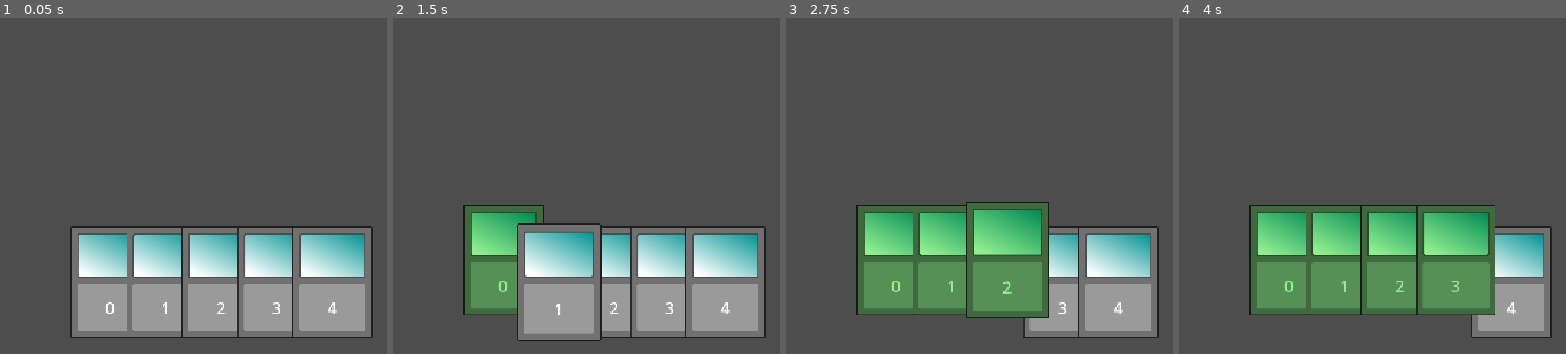
Above: before the commit, frames 1-4 (left to right).
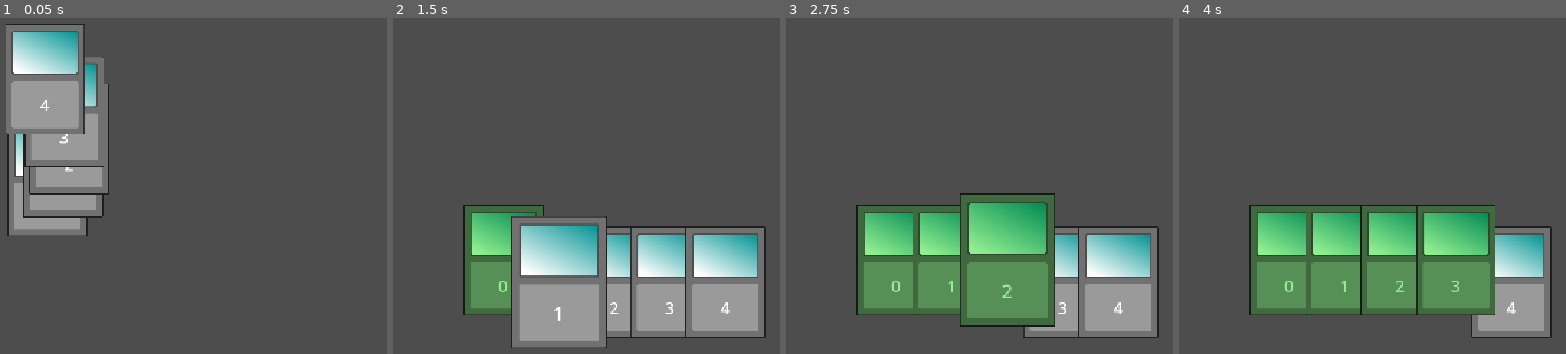
Above: after the commit, the same moments.

Repository: dompetriella/card_engine
Game: Godot game, scene res://scenes/root.tscn
The game is run twice, just before and just after one commit, with the same random seed, the same clock (stepped at 60 frames per second) and the same inputs.
Inputs (mouse positions are in pixels of both pictures, inside the frame that each line leads up to):
- Up to frame 1 (0.05 s): no input
- Up to frame 2 (1.5 s): tap Enter at 0.5 s; drag from (501, 283) to (725, 283) at 0.52 s; drag from (559, 283) to (574, 236) at 1.27 s
- Up to frame 3 (2.75 s): move the mouse to (1006, 283) at 2.02 s; click (1006, 283) at 2.17 s
- Up to frame 4 (4 s): tap Space at 2.75 s; drag from (1453, 283) to (outside the picture) at 2.77 s; drag from (1511, 283) to (1438, 145) at 3.52 s

The runs differ from the first frame. In frame 1, 40% of the frame differs, in the area x 1-97%, y 1-96%; in frame 2, 4.1%; in frame 3, 4.5%; in frame 4, nothing differs.

Commit message:
added tweens to card calculations

Diff:
--- a/project.godot
+++ b/project.godot
@@ -28,8 +28,6 @@
 
 [display]
 
-window/size/mode=2
-window/size/resizable=false
 window/stretch/mode="canvas_items"
 
 [global_group]
--- a/scripts/card_manager.gd
+++ b/scripts/card_manager.gd
@@ -1,5 +1,7 @@
 extends Node2D
 class_name CardManager
+
+@export var first_hand_draw_amount: int = 5;
 
 const VIEWPORT_HEIGHT = 648;
 const VIEWPORT_WIDTH = 1152;
@@ -15,7 +17,9 @@
 # in seconds
 const TIME_BEFORE_CARD_IS_DRAGGED: float = 0.5;
 
-@export var first_hand_draw_amount: int = 5;
+const FOCUS_TWEEN_DURATION: float = 0.2;
+const SELECTION_TWEEN_DURATION: float = 0.2;
+const DRAG_TWEEN_DURATION: float = 0.2;
 
 var is_hovering_over_card: bool = false;
 var drag_timer: float = 0.0;
@@ -23,6 +27,7 @@
 var card_clicked_in_memory: CardNode;
 var selected_cards: Array[CardNode];
 var player_hand: Array[CardNode] = [];
+
 
 func _ready() -> void:
 	draw_starting_hand();
@@ -31,10 +36,11 @@
 	if (card_clicked_in_memory):
 		drag_timer += delta;
 		if (drag_timer > TIME_BEFORE_CARD_IS_DRAGGED):
-			card_clicked_in_memory.z_index = CARD_DRAGGING_Z_INDEX;
-			card_clicked_in_memory.modulate = Color.LIGHT_GOLDENROD;
+			set_card_drag_properties(card_clicked_in_memory);
 			var mouse_position: Vector2 = get_global_mouse_position();
 			card_clicked_in_memory.position = mouse_position;
+
+
 
 func _input(event: InputEvent) -> void:
 	if event is InputEventMouseButton and event.button_index == MOUSE_BUTTON_LEFT:
@@ -75,29 +81,7 @@
 
 
 
-func swap_card_positions(card_one: CardNode, card_two: CardNode) -> void:
-	var index_one: int = player_hand.find(card_one)
-	var index_two: int = player_hand.find(card_two)
-
-	# Ensure both cards exist in the array
-	if index_one == -1 or index_two == -1:
-		print("Error: One or both cards not found in player_hand")
-		return
-
-	# Perform the swap manually
-	var temp: CardNode = player_hand[index_one]
-	player_hand[index_one] = player_hand[index_two]
-	player_hand[index_two] = temp
-
-func calculate_card_order_z_index():
-	for i in range(player_hand.size()):
-		if (player_hand[i] not in selected_cards):
-			player_hand[i].z_index = 0;
-
-	for i in range(player_hand.size()):
-		if (player_hand[i] not in selected_cards):
-			player_hand[i].z_index = i+1;
-
+#raycasts
 func raycast_check_for_top_card() -> CardNode:
 	var space_state: PhysicsDirectSpaceState2D = get_world_2d().direct_space_state;
 	var parameters: PhysicsPointQueryParameters2D = PhysicsPointQueryParameters2D.new();
@@ -140,6 +124,23 @@
 
 	return cards_clicked_on;
 
+
+# hand manipulation
+func swap_card_positions(card_one: CardNode, card_two: CardNode) -> void:
+	var index_one: int = player_hand.find(card_one)
+	var index_two: int = player_hand.find(card_two)
+
+	# Ensure both cards exist in the array
+	if index_one == -1 or index_two == -1:
+		print("Error: One or both cards not found in player_hand")
+		return
+
+	# Perform the swap manually
+	var temp: CardNode = player_hand[index_one]
+	player_hand[index_one] = player_hand[index_two]
+	player_hand[index_two] = temp
+
+
 func draw_starting_hand() -> void:
 	for i in first_hand_draw_amount:
 		draw_card(i);
@@ -157,6 +158,9 @@
 
 	self.add_child(card_node);
 	update_player_hand_card_positions();
+
+
+#visual manipulation
 
 # this is the constant function that calculates where a card should be
 # on the screen after something like a card played, drawn, discarded, etc
@@ -169,10 +173,21 @@
 		var y_position: float = viewport.y - HAND_Y_OFFSET_MARGIN + selected_y_offset;
 		var card_x_offset: float = x_center + i * CARD_WIDTH - total_width / 2;
 		var new_position =	Vector2(card_x_offset, y_position);
-		player_hand[i].global_position = new_position;
+		var tween: Tween = get_tree().create_tween();
+		var card: CardNode = player_hand[i];
+		tween.tween_property(card, "global_position", new_position, 0.2).set_trans(Tween.TRANS_QUAD).set_ease(Tween.EASE_OUT);
 
 		calculate_card_order_z_index();
 
+
+func calculate_card_order_z_index():
+	for i in range(player_hand.size()):
+		if (player_hand[i] not in selected_cards):
+			player_hand[i].z_index = 0;
+
+	for i in range(player_hand.size()):
+		if (player_hand[i] not in selected_cards):
+			player_hand[i].z_index = i+1;
 
 func _on_card_is_focused(card: CardNode):
 	if (!is_hovering_over_card):
@@ -191,24 +206,37 @@
 # focus represents viewability of the card
 # for a mouse, this is what would happen in a "hover state"
 # for a controller, it'd be the current focus to click a button
+
 func set_card_focus_properties(card: CardNode):
 	print('focused')
 	if (card not in selected_cards):
+		var tween = get_tree().create_tween()
+		tween.tween_property(card, "scale", DEFAULT_CARD_SCALE * 1.20, FOCUS_TWEEN_DURATION).set_trans(Tween.TRANS_QUAD).set_ease(Tween.EASE_OUT)
 		card.z_index = CARD_SELECTED_Z_INDEX + 1;
-		card.scale = DEFAULT_CARD_SCALE * 1.05;
 
 func set_card_unfocused_properties(card: CardNode):
-	card.scale = DEFAULT_CARD_SCALE;
+	var tween = get_tree().create_tween();
+	tween.tween_property(card, "scale", DEFAULT_CARD_SCALE, FOCUS_TWEEN_DURATION).set_trans(Tween.TRANS_QUAD).set_ease(Tween.EASE_IN)
 	calculate_card_order_z_index();
 
 func set_card_as_selected(card: CardNode):
 	card.z_index = CARD_SELECTED_Z_INDEX;
-	card.global_position.y = card.global_position.y + CARD_SELECTED_Y_OFFSET;
+	var tween = get_tree().create_tween();
+	var new_y_position: float = card.global_position.y + CARD_SELECTED_Y_OFFSET;
+	tween.tween_property(card, "global_position:y", new_y_position, SELECTION_TWEEN_DURATION).set_trans(Tween.TRANS_QUAD).set_ease(Tween.EASE_OUT);
 	card.modulate = Color.LIGHT_GREEN;
 	print(selected_cards);
 
 func set_card_as_not_selected(card: CardNode):
-	card.global_position.y = card.global_position.y - CARD_SELECTED_Y_OFFSET;
+	var new_y_position: float = card.global_position.y - CARD_SELECTED_Y_OFFSET;
+	var tween = get_tree().create_tween();
+	tween.tween_property(card, "global_position:y", new_y_position, SELECTION_TWEEN_DURATION).set_trans(Tween.TRANS_QUAD).set_ease(Tween.EASE_OUT);
 	card.z_index = DEFAULT_CARD_Z_INDEX;
 	card.modulate = Color.WHITE;
 	print(selected_cards);
+
+func set_card_drag_properties(card: CardNode):
+	card.z_index = CARD_DRAGGING_Z_INDEX;
+	card.modulate = Color.LIGHT_GOLDENROD;
+	var tween: Tween = get_tree().create_tween();
+	tween.tween_property(card, "scale", DEFAULT_CARD_SCALE * 0.95, DRAG_TWEEN_DURATION).set_trans(Tween.TRANS_QUAD).set_ease(Tween.EASE_OUT);
